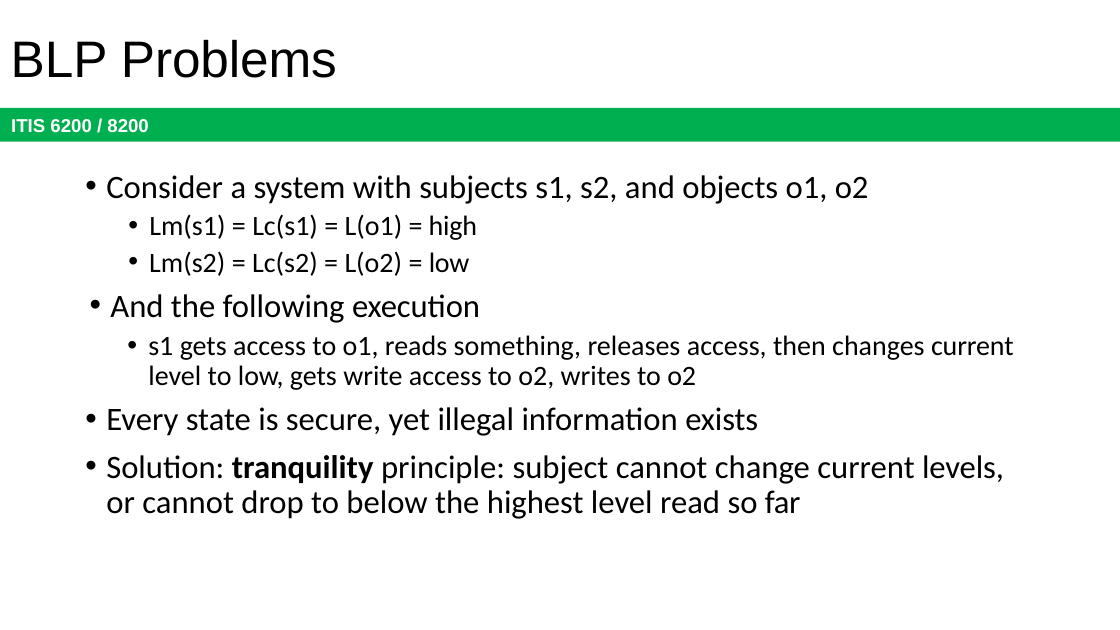
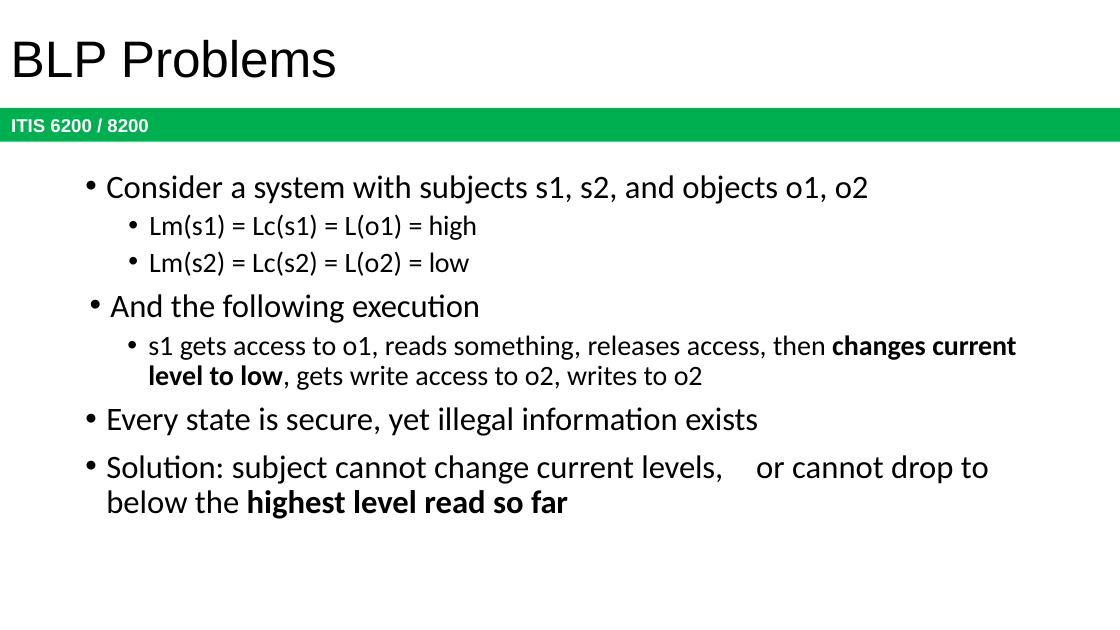
Before and after one commit to jx5c/github.io, a slide deck: slide 32 of teaching/ITIS6200/2023fa/lectures/lec09.pptx. Drawn at 1120x630 pixels with LibreOffice and Linux fonts; fonts in the diff are those of the drawing. Boxes give left, top, right and bottom in pixels: in the first picture for what was removed or moved away, otherwise in the second. Text is boxed around its words. In the diff, an @@ line names an element or a change of style, - is before the commit and + after.

```diff
--- a/teaching/ITIS6200/2023fa/lectures/lec09.pptx
+++ b/teaching/ITIS6200/2023fa/lectures/lec09.pptx
@@ text at bbox=[148, 335, 1016, 390]: bold on in "changes current level to low," @@
@@ text at bbox=[106, 455, 989, 519]: text changed @@
-• Solution: tranquility principle: subject cannot change current levels, or cannot drop to below the highest level read so far
+• Solution: subject cannot change current levels, or cannot drop to below the highest level read so far
```
Also in this commit, not shown: 15 other slides changed, 1 slide removed, 1 other file.
